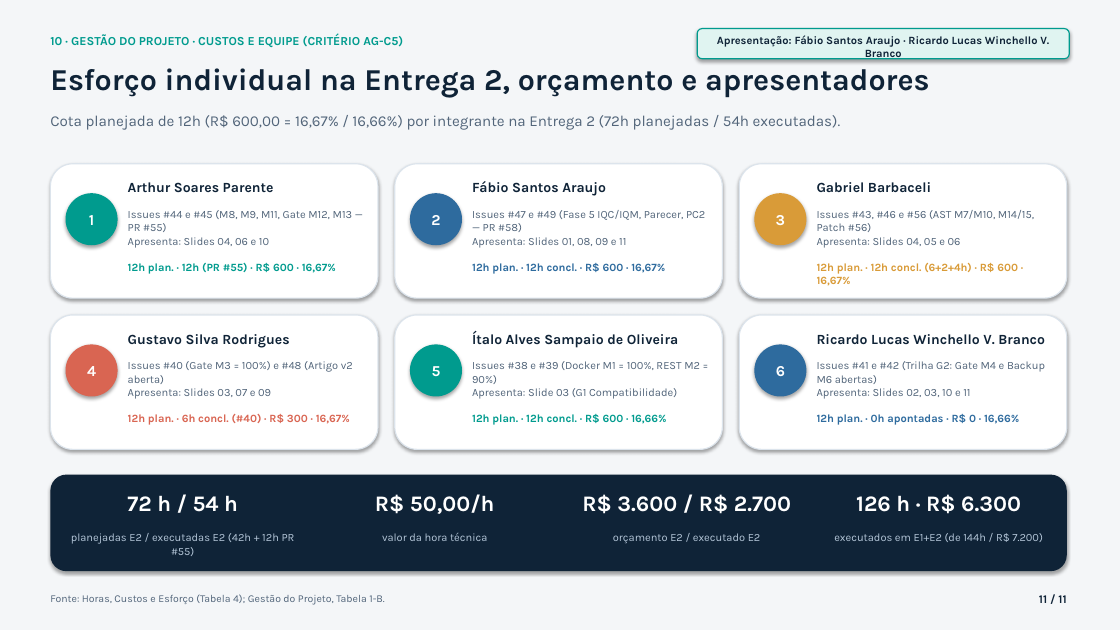
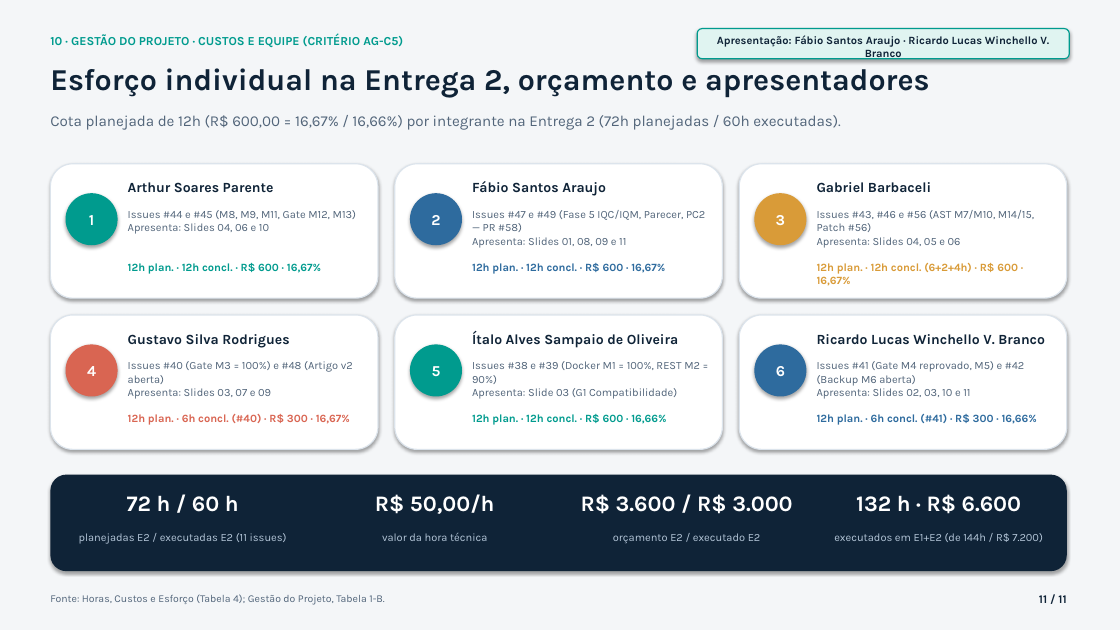
Before and after one commit to FCTE-Qualidade-de-Software-1/2026-2_T02_GRACE_HOPPER, a slide deck: slide 11 of docs/apresentacao_pc2.pptx. Drawn at 1120x630 pixels with LibreOffice and Linux fonts; fonts in the diff are those of the drawing. Boxes give left, top, right and bottom in pixels: in the first picture for what was removed or moved away, otherwise in the second. Text is boxed around its words. In the diff, an @@ line names an element or a change of style, - is before the commit and + after.

Commit message:
docs(fase4): reconciliar horas da E2 e atualizar slides do PC2 com o Gate M4 reprovado (#41)
- Totais da Entrega 2 passam para 60h / R$ 3.000,00 em 11 issues executadas
  (acumulado E1+E2: 132h / R$ 6.600,00) no README, gestão, horas-custos e registro.
- Slides do PC2: Gate M4 reprovado (ITAE = 0%), H2.2 confirmada (8/3/3),
  causa da Classe C, cenário de sensibilidade e orçamento atualizados; PDF regenerado.

```diff
--- a/docs/apresentacao_pc2.pptx
+++ b/docs/apresentacao_pc2.pptx
@@ text at <box>50,115,841,130</box>: text changed @@
-Cota planejada de 12h (R$ 600,00 = 16,67% / 16,66%) por integrante na Entrega 2 (72h planejadas / 54h executadas).
+Cota planejada de 12h (R$ 600,00 = 16,67% / 16,66%) por integrante na Entrega 2 (72h planejadas / 60h executadas).
@@ text at <box>128,210,356,234</box>: text changed @@
-Issues #44 e #45 (M8, M9, M11, Gate M12, M13 — PR #55)
-Apresenta: Slides 04, 06 e 10
+Issues #44 e #45 (M8, M9, M11, Gate M12, M13)
+Apresenta: Slides 04, 06 e 10
@@ text at <box>128,263,321,274</box>: text changed @@
-12h plan. · 12h (PR #55) · R$ 600 · 16,67%
+12h plan. · 12h concl. · R$ 600 · 16,67%
@@ text at <box>817,361,1024,399</box>: text changed @@
-Issues #41 e #42 (Trilha G2: Gate M4 e Backup M6 abertas)
-Apresenta: Slides 02, 03, 10 e 11
+Issues #41 (Gate M4 reprovado, M5) e #42 (Backup M6 aberta)
+Apresenta: Slides 02, 03, 10 e 11
@@ text at <box>817,414,1037,425</box>: text changed @@
-12h plan. · 0h apontadas · R$ 0 · 16,66%
+12h plan. · 6h concl. (#41) · R$ 300 · 16,66%
@@ text at <box>127,495,239,512</box>: text changed @@
-72 h / 54 h
+72 h / 60 h
@@ text at <box>581,494,792,514</box>: text changed @@
-R$ 3.600 / R$ 2.700
+R$ 3.600 / R$ 3.000
@@ text at <box>856,494,1022,514</box>: text changed @@
-126 h · R$ 6.300
+132 h · R$ 6.600
@@ text at <box>79,533,287,544</box>: text changed @@
-planejadas E2 / executadas E2 (42h + 12h PR #55)
+planejadas E2 / executadas E2 (11 issues)
```
Also in this commit, not shown: 6 other slides changed, 5 other files.
